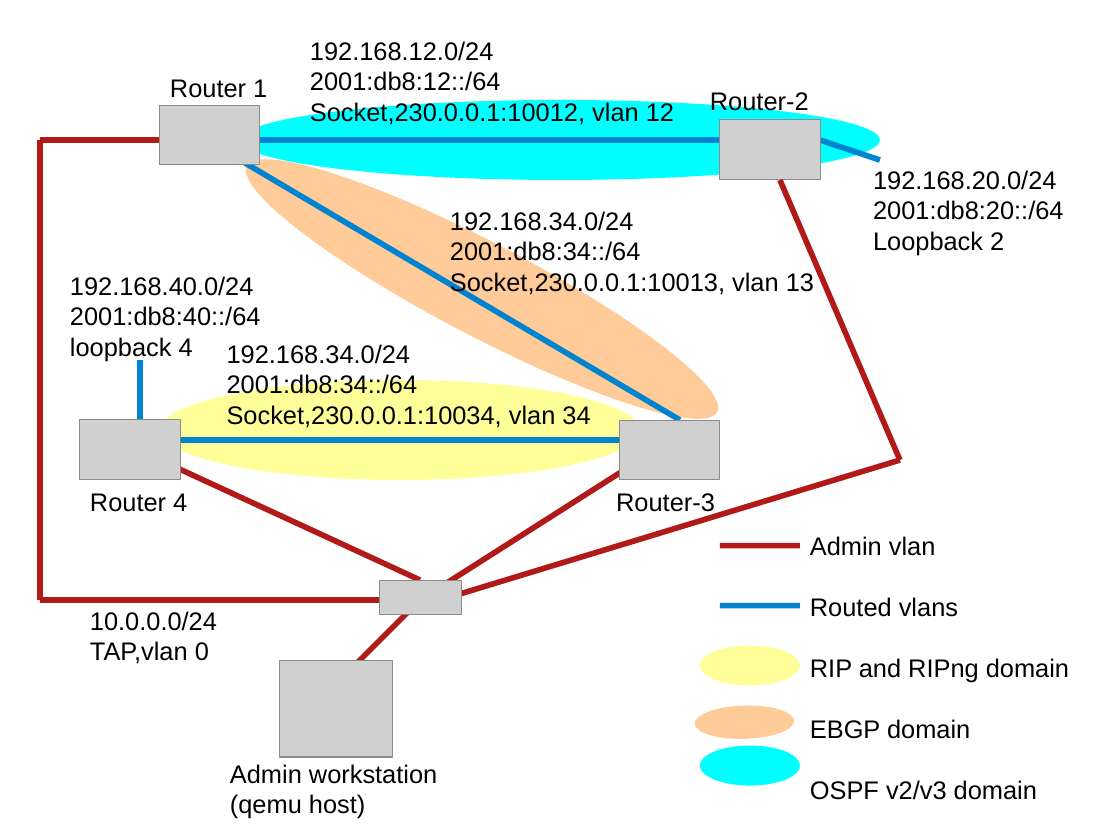
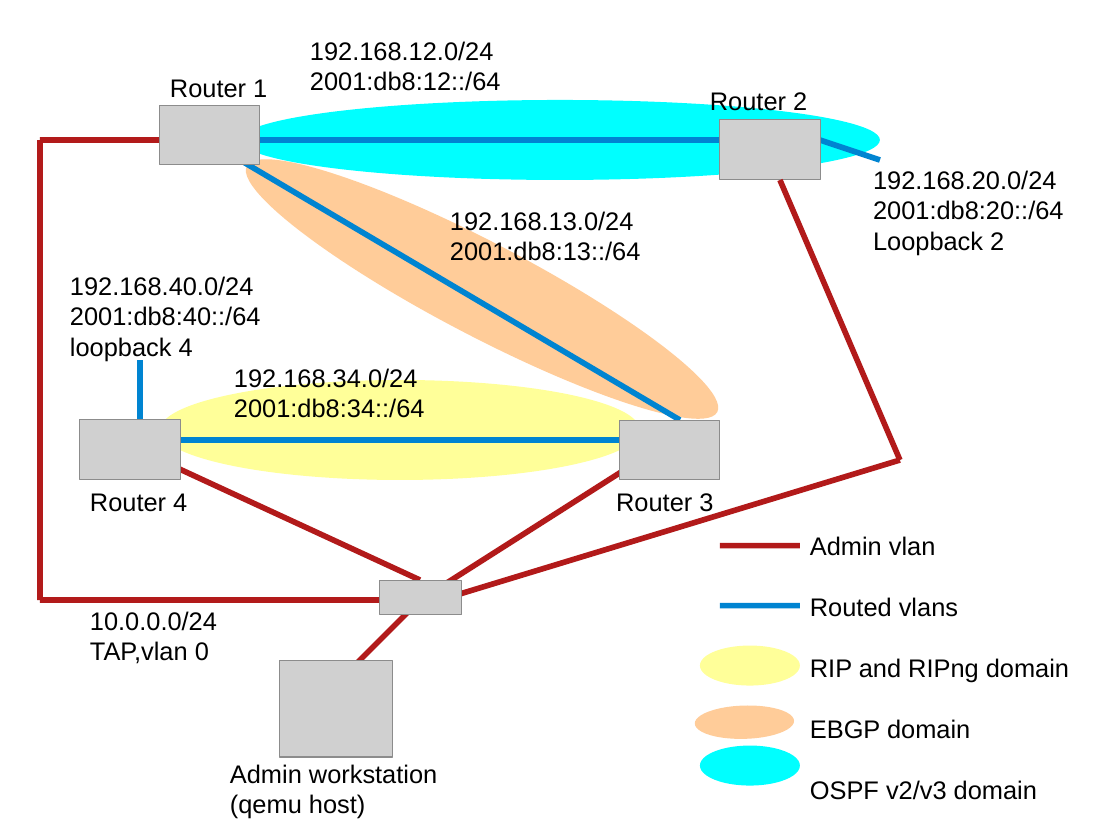
Before and after one commit to ocochard/BSDRP, a slide deck: slide 2 of trunk/docs/labs.examples.odp. Drawn at 1120x840 pixels with LibreOffice and Linux fonts; fonts in the diff are those of the drawing; grey boxes stand for pictures. Boxes give left, top, right and bottom in pixels: in the first picture for what was removed or moved away, otherwise in the second. Text is boxed around its words. In the diff, an @@ line names an element or a change of style, - is before the commit and + after.

```diff
--- a/trunk/docs/labs.examples.odp
+++ b/trunk/docs/labs.examples.odp
@@ text at (710,89,807,115): text changed @@
-Router-2
+Router 2
@@ text at (310,100,674,125): paragraph removed @@
-Socket,230.0.0.1:10012, vlan 12
@@ text at (450,211,641,266): text changed @@
-192.168.34.0/24
-2001:db8:34::/64
-Socket,230.0.0.1:10013, vlan 13
+192.168.13.0/24
+2001:db8:13::/64
@@ text "192.168.34.0/24": place and size @@
-text "192.168.34.0/24" at (227,344,590,428)
+text "192.168.34.0/24" at (234,366,425,418)
@@ text at (227,405,590,428): paragraph removed @@
-Socket,230.0.0.1:10034, vlan 34
@@ text at (616,493,713,517): text changed @@
-Router-3
+Router 3
```
Also in this commit, not shown: 3 other slides changed, 2 slides added, 5 other files.
